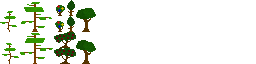
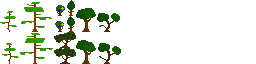
Comparing the layer stacks of the two 256 × 64 images. Changes:
added group "ForestCrookedSapling" with 12 layers over [left=97, top=13, right=121, bottom=64]
added group "ForestCrookedSapling[F2]" with 5 layers in group "ForestCrookedSapling" over [left=98, top=43, right=121, bottom=64]
added layer "foliage #8" in group "ForestCrookedSapling[F2]" over [left=112, top=46, right=121, bottom=55]
added layer "foliage #9" in group "ForestCrookedSapling[F2]" over [left=98, top=43, right=110, bottom=52]
added layer "trunk #9" in group "ForestCrookedSapling[F2]" over [left=104, top=50, right=110, bottom=64]
added layer "trunk2 #1" in group "ForestCrookedSapling[F2]" over [left=102, top=53, right=116, bottom=60]
added group "ForestCrookedSapling[F1]" with 5 layers in group "ForestCrookedSapling" over [left=97, top=13, right=120, bottom=32]
added layer "foliage #7" in group "ForestCrookedSapling[F1]" over [left=111, top=13, right=120, bottom=22]
added layer "foliage #6" in group "ForestCrookedSapling[F1]" over [left=97, top=13, right=109, bottom=22]
added layer "trunk #8" in group "ForestCrookedSapling[F1]" over [left=104, top=18, right=110, bottom=32]
added layer "trunk2" in group "ForestCrookedSapling[F1]" over [left=102, top=20, right=115, bottom=28]
